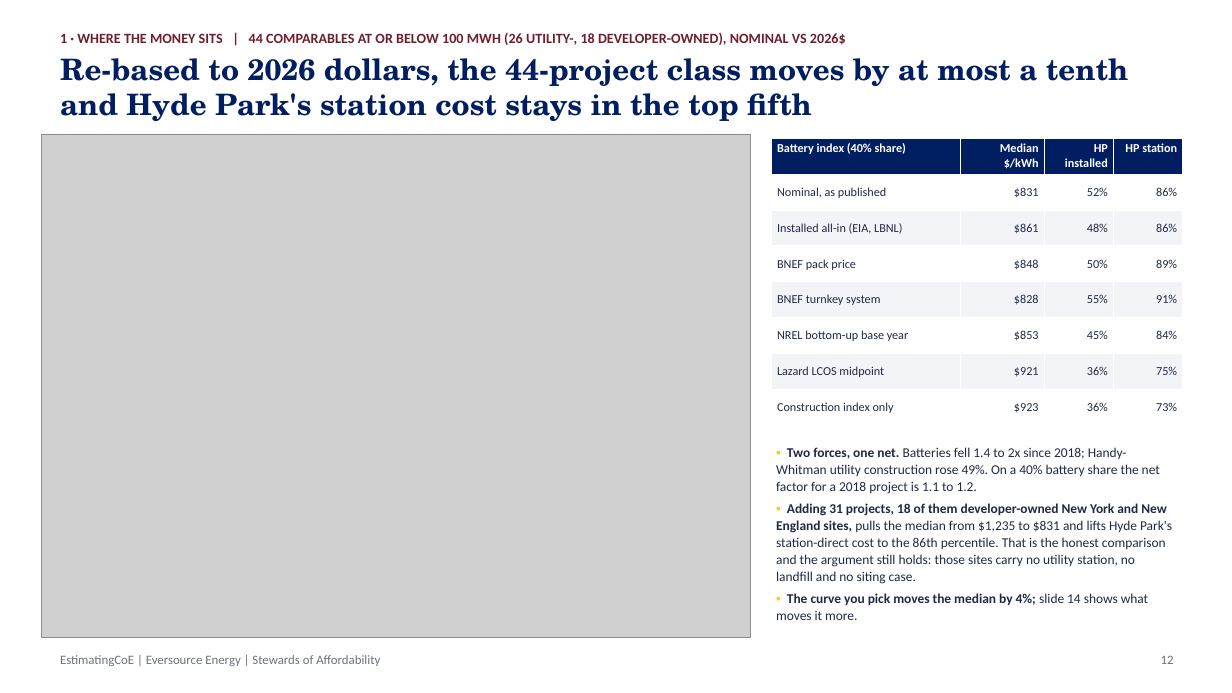
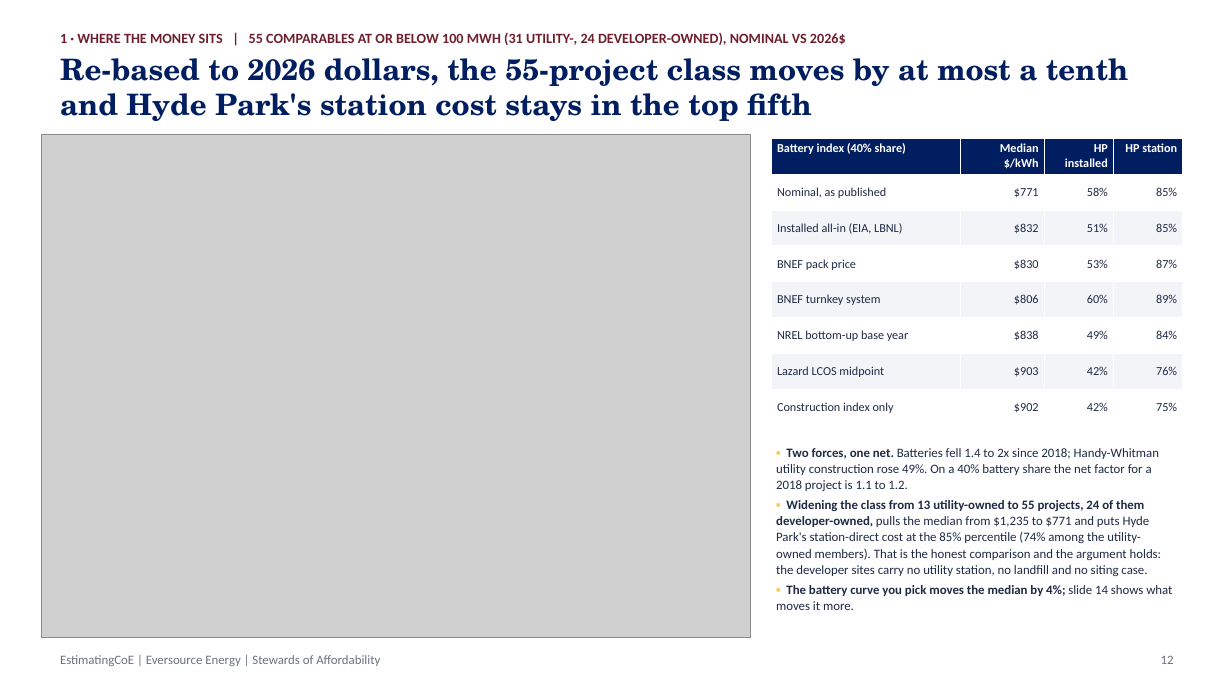
Before and after one commit to gbassaragh/BESS, a slide deck: slide 12 of Hyde Park BESS/6) Cost Analysis Deliverables/Hyde Park BESS - Cost Analysis Deck.pptx. Drawn at 1232x693 pixels with LibreOffice and Linux fonts; fonts in the diff are those of the drawing; grey boxes stand for pictures. Boxes give left, top, right and bottom in pixels: in the first picture for what was removed or moved away, otherwise in the second. Text is boxed around its words. In the diff, an @@ line names an element or a change of style, - is before the commit and + after.

```diff
--- a/Hyde Park BESS/6) Cost Analysis Deliverables/Hyde Park BESS - Cost Analysis Deck.pptx
+++ b/Hyde Park BESS/6) Cost Analysis Deliverables/Hyde Park BESS - Cost Analysis Deck.pptx
@@ text at [60, 58, 1128, 121]: text changed @@
-Re-based to 2026 dollars, the 44-project class moves by at most a tenth and Hyde Park's station cost stays in the top fifth
+Re-based to 2026 dollars, the 55-project class moves by at most a tenth and Hyde Park's station cost stays in the top fifth
@@ text at [60, 33, 846, 45]: text changed @@
-1 · WHERE THE MONEY SITS | 44 COMPARABLES AT OR BELOW 100 MWH (26 UTILITY-, 18 DEVELOPER-OWNED), NOMINAL VS 2026$
+1 · WHERE THE MONEY SITS | 55 COMPARABLES AT OR BELOW 100 MWH (31 UTILITY-, 24 DEVELOPER-OWNED), NOMINAL VS 2026$
@@ table at [772, 139, 1183, 425] @@
-row 2: Nominal, as published | $831 | 52% | 86%
+row 2: Nominal, as published | $771 | 58% | 85%
-row 3: Installed all-in (EIA, LBNL) | $861 | 48% | 86%
+row 3: Installed all-in (EIA, LBNL) | $832 | 51% | 85%
-row 4: BNEF pack price | $848 | 50% | 89%
+row 4: BNEF pack price | $830 | 53% | 87%
-row 5: BNEF turnkey system | $828 | 55% | 91%
+row 5: BNEF turnkey system | $806 | 60% | 89%
-row 6, column 2: $853
+row 6, column 2: $838
-row 6, column 3: 45%
+row 6, column 3: 49%
-row 7: Lazard LCOS midpoint | $921 | 36% | 75%
+row 7: Lazard LCOS midpoint | $903 | 42% | 76%
-row 8: Construction index only | $923 | 36% | 73%
+row 8: Construction index only | $902 | 42% | 75%
@@ text at [776, 448, 1159, 491]: size 10.5 to 10 pt in "▪ Two forces, one net. Batteries fell ..."; less space between paragraphs @@
@@ text at [776, 500, 1172, 610]: text changed; size 10.5 to 10 pt @@
-▪ Adding 31 projects, 18 of them developer-owned New York and New England sites, pulls the median from $1,235 to $831 and lifts Hyde Park's station-direct cost to the 86th percentile. That is the honest comparison and the argument still holds: those sites carry no utility station, no landfill and no siting case.
-▪ The curve you pick moves the median by 4%; slide 14 shows what moves it more.
+▪ Widening the class from 13 utility-owned to 55 projects, 24 of them developer-owned, pulls the median from $1,235 to $771 and puts Hyde Park's station-direct cost at the 85% percentile (74% among the utility-owned members). That is the honest comparison and the argument holds: the developer sites carry no utility station, no landfill and no siting case.
+▪ The battery curve you pick moves the median by 4%; slide 14 shows what moves it more.
```
Also in this commit, not shown: 4 other slides changed, 25 other files.
